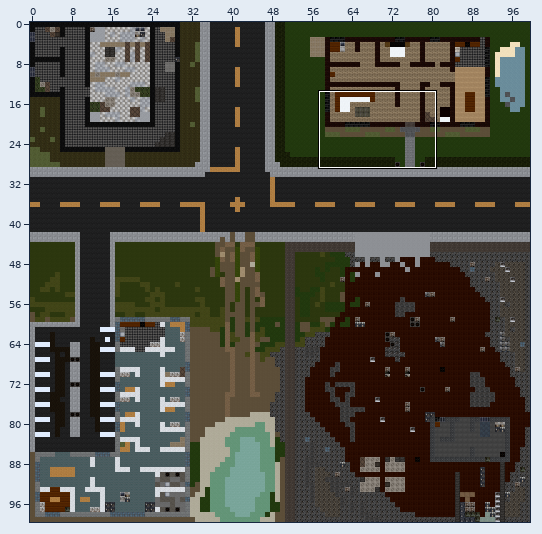
Tiled map -- src/Level/Tiled/Levels/Level01.tmx. The picture above shows the old version from afar; the outline marks the close-up.
Close-up. The starting point:
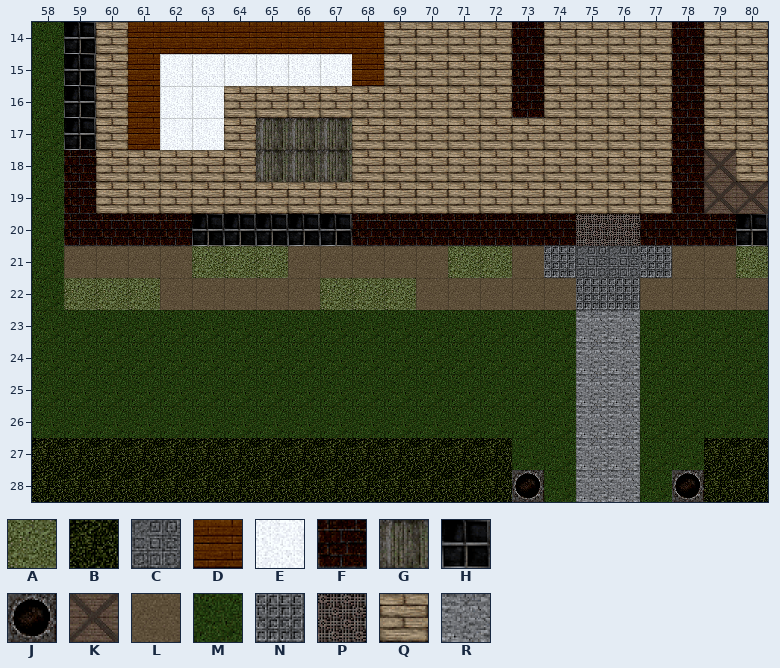
Cells are 64x64 px. Shown: x 58..80, y 14..28.
Key: from "Solid-2gen_postapoc": A 26, B 30, C 55, D 81, E 92, F 99, G 172, H 189, J 226, K 243; from "Unsolid-2gen_postapoc": L 12, M 19, N 54, P 74, Q 86, R 148.
_ is an empty cell.
Layer "Kachelebene 1" before, first column x 58:
14 MHQDDDDDDDDQQQQFQQQQFQQ
15 MHQDEEEEEEDQQQQFQQQQFQQ
16 MHQDEEQQQQQQQQQFQQQQFQQ
17 MHQDEEQGGGQQQQQQQQQQFQQ
18 MFQQQQQGGGQQQQQQQQQQFKQ
19 MFQQQQQQQQQQQQQQQQQQFKK
20 MFFFFHHHHHFFFFFFFPPFFFH
21 MLLLLAAALLLLLAALNCCNLLA
22 MAAALLLLLAAALLLLLNNLLLL
23 MMMMMMMMMMMMMMMMMRRMMMM
24 MMMMMMMMMMMMMMMMMRRMMMM
25 MMMMMMMMMMMMMMMMMRRMMMM
26 MMMMMMMMMMMMMMMMMRRMMMM
27 BBBBBBBBBBBBBBBMMRRMMBB
28 BBBBBBBBBBBBBBBJMRRMJBB
Now the later version:
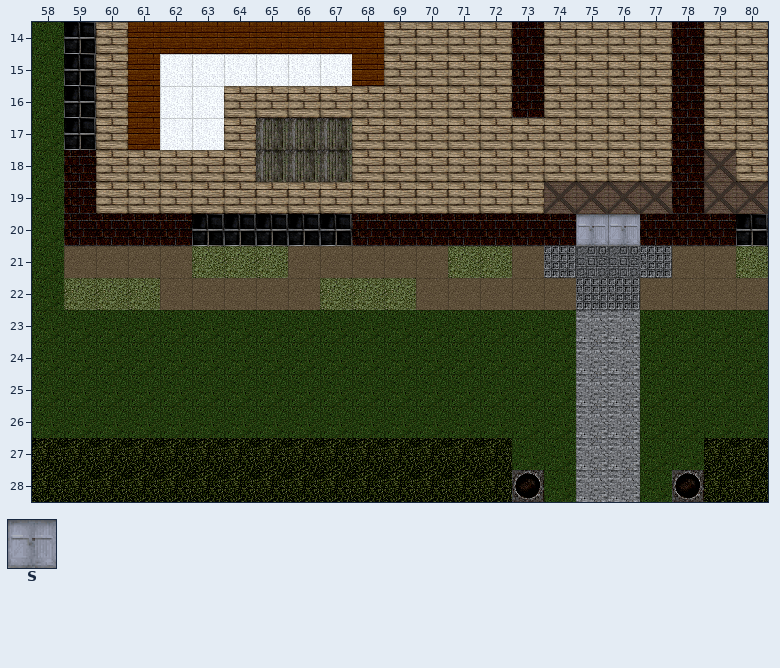
Further tiles: from "Solid-2gen_postapoc": S 201.
Changes in this commit:
Changed rows in their new state; . is an unchanged cell.
Layer "Kachelebene 1":
first column x 74:
19 KKKK
20 .SS.
Changed places in both close-ups, as pixel boxes (x1, y1, x2, y2):
changed: (544, 182, 672, 246)
